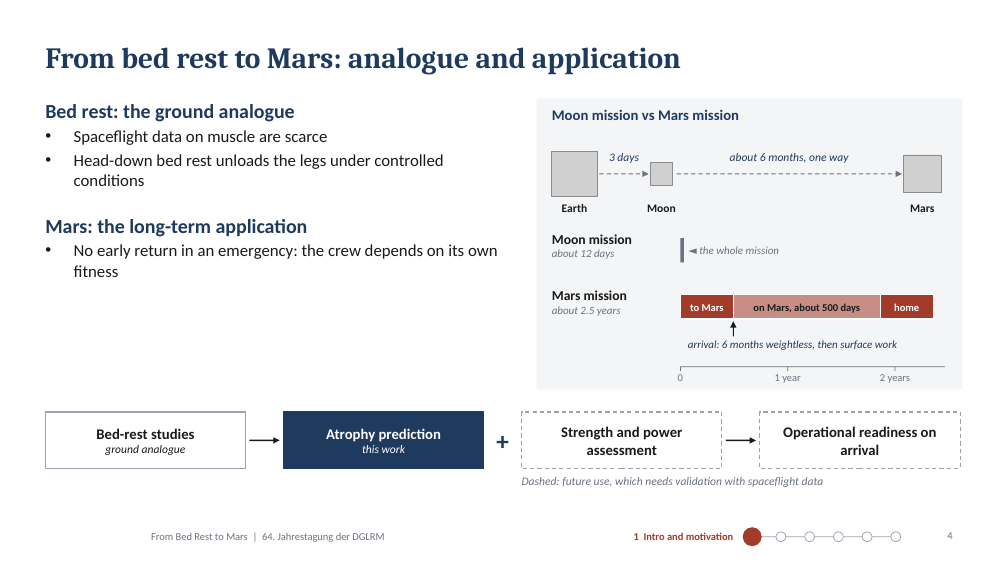
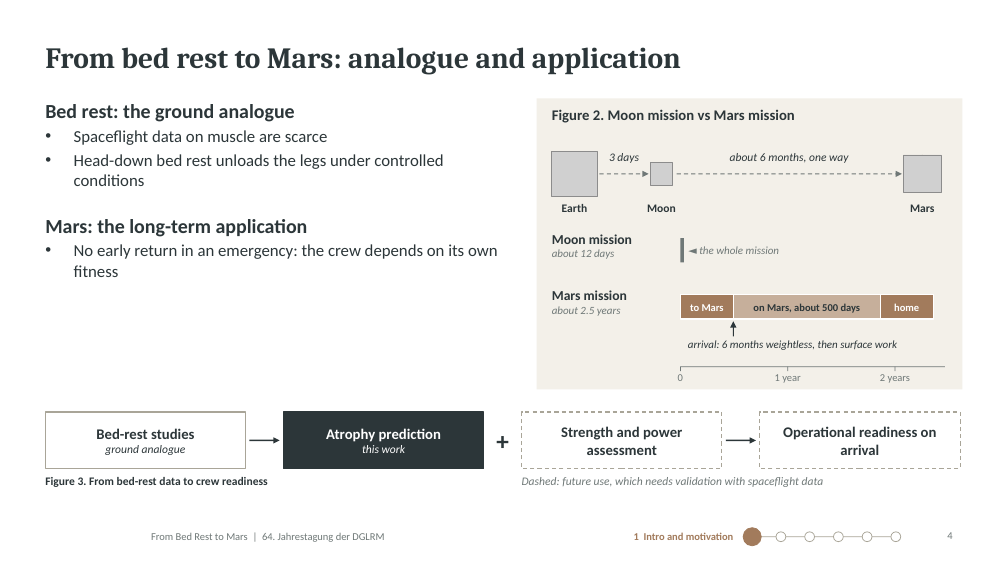
Before and after one commit to MiladBahariQaragoz/BedrestToMars, a slide deck: slide 4 of presentation/bed-rest-to-mars-talk.pptx. Drawn at 1008x567 pixels with LibreOffice and Linux fonts; fonts in the diff are those of the drawing; grey boxes stand for pictures; background and template pictures are left out. Boxes give left, top, right and bottom in pixels: in the first picture for what was removed or moved away, otherwise in the second. Text is boxed around its words. In the diff, an @@ line names an element or a change of style, - is before the commit and + after.

```diff
--- a/presentation/bed-rest-to-mars-talk.pptx
+++ b/presentation/bed-rest-to-mars-talk.pptx
@@ text "Bed rest: the ground analogue" at [45, 104, 498, 277]: text colour #1F3A5F to #2C3639 in "Bed rest: the ground analogue", "Mars: the long-term application"; text colour #1A1A1A to #2C3639 in "Spaceflight data on muscle are scarce", "Head-down bed rest unloads the legs under ...", "No early return in an emergency: the ..." @@
@@ rectangle at [537, 98, 963, 389]: fill #F4F5F7 to #F3F0E9 @@
@@ text at [552, 109, 795, 123]: text changed; text colour #1F3A5F to #2C3639 @@
-Moon mission vs Mars mission
+Figure 2. Moon mission vs Mars mission
@@ text "Moon mission" at [552, 234, 632, 259]: text colour #1A1A1A to #2C3639 in "Moon mission"; text colour #6B7280 to #6F7877 in "about 12 days" @@
@@ text "Mars mission" at [552, 290, 627, 316]: text colour #1A1A1A to #2C3639 in "Mars mission"; text colour #6B7280 to #6F7877 in "about 2.5 years" @@
@@ rectangle at [681, 295, 734, 319]: fill #A23B2A to #A27B5C @@
@@ rectangle at [734, 295, 880, 319]: fill #A23B2A at 55% opacity to #A27B5C at 55% opacity @@
@@ rectangle at [880, 295, 933, 319]: fill #A23B2A to #A27B5C @@
@@ arrow (734, 321) - (734, 337): stroke #1A1A1A 1 pt to #2C3639 1 pt @@
@@ rectangle at [45, 412, 246, 469]: outline #9AA3AE 1 pt to #A9A598 1 pt @@
@@ rectangle at [284, 412, 484, 469]: fill #1F3A5F to #2C3639; outline #1F3A5F 1 pt to #2C3639 1 pt @@
@@ text colour #1F3A5F to #2C3639 in 5 elements at [45, 47, 681, 75], [609, 153, 639, 163], [730, 153, 848, 163], [688, 340, 897, 350], [484, 412, 522, 469] @@
@@ rectangle at [522, 412, 722, 469]: outline #9AA3AE 1 pt dashed to #A9A598 1 pt dashed @@
@@ rectangle at [760, 412, 960, 469]: outline #9AA3AE 1 pt dashed to #A9A598 1 pt dashed @@
@@ text colour #1A1A1A to #2C3639 in 7 elements at [562, 204, 587, 212], [647, 204, 676, 212], [910, 204, 934, 212], [753, 303, 861, 313], [96, 428, 195, 455], [561, 426, 682, 455], [783, 426, 937, 455] @@
@@ arrow (250, 441) - (280, 441): stroke #1A1A1A 1.25 pt to #2C3639 1.25 pt @@
@@ arrow (726, 441) - (756, 441): stroke #1A1A1A 1.25 pt to #2C3639 1.25 pt @@
@@ text added at [45, 477, 268, 487], 11 pt, text #2C3639, bold @@
+Figure 3. From bed-rest data to crew readiness
@@ text "1 Intro and motivation" at [634, 532, 734, 540]: text colour #A23B2A to #A27B5C @@
@@ ellipse at [743, 528, 761, 546]: fill #A23B2A to #A27B5C; outline #A23B2A 0.75 pt to #A27B5C 0.75 pt @@
@@ line (752, 537) - (896, 537): stroke #9AA3AE 0.75 pt to #A9A598 0.75 pt @@
@@ outline #9AA3AE 0.75 pt to #A9A598 0.75 pt in 5 elements at [777, 532, 786, 542], [805, 532, 814, 542], [834, 532, 844, 542], [862, 532, 872, 542], [892, 532, 901, 542] @@
```
Also in this commit, not shown: 17 other slides changed, 12 other files.
